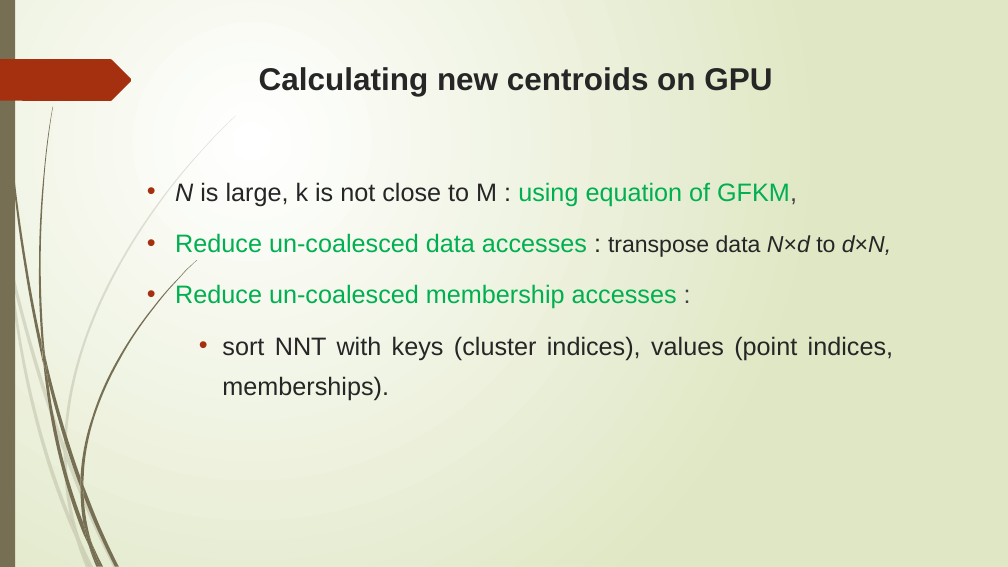
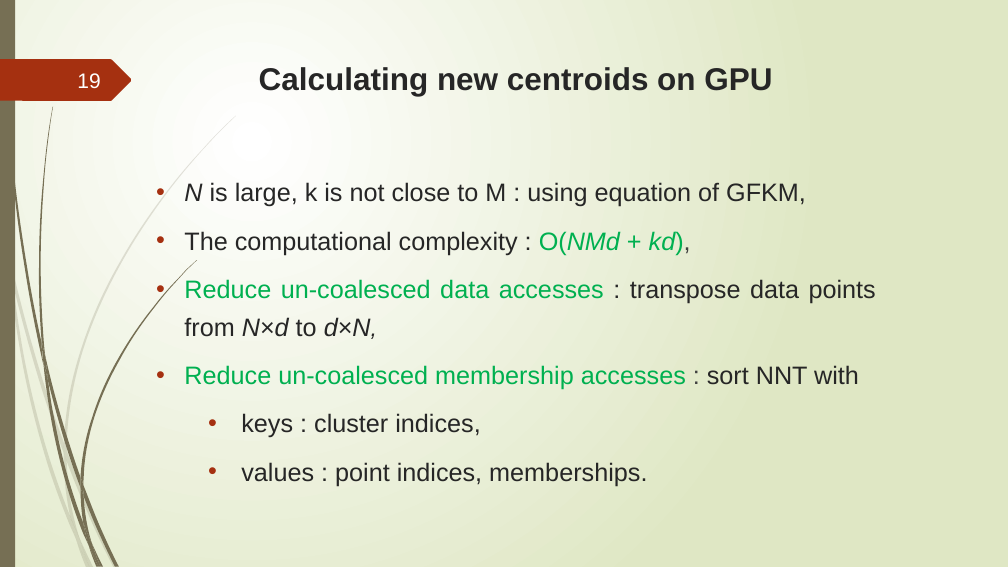
Before and after one commit to trungvdhp/master-ntou, a slide deck: slide 19 of ImageProcessing/Speeding up GFKM.pptx. Drawn at 1008x567 pixels with LibreOffice and Linux fonts; fonts in the diff are those of the drawing. Boxes give left, top, right and bottom in pixels: in the first picture for what was removed or moved away, otherwise in the second. Text is boxed around its words. In the diff, an @@ line names an element or a change of style, - is before the commit and + after.

```diff
--- a/ImageProcessing/Speeding up GFKM.pptx
+++ b/ImageProcessing/Speeding up GFKM.pptx
@@ page number added at <box>77,73,100,89</box>, 20 pt, text #FEFFFF @@
+19
@@ text "N is large, k is ...": place and size @@
-text "N is large, k is ..." at <box>175,182,893,401</box>
+text "N is large, k is ..." at <box>184,182,876,486</box>
@@ text at <box>184,182,806,207</box>: text colour #00B050 to #262626 in "using equation of GFKM,"; text colour #404040 to #262626 in "GFKM,"; line spacing 1.35 to 1.25 @@
@@ text at <box>184,231,876,486</box>: text changed @@
-• Reduce un-coalesced data accesses : transpose data N×d to d×N,
-• Reduce un-coalesced membership accesses :
-  • sort NNT with keys (cluster indices), values (point indices, memberships).
+• The computational complexity : O(NMd + kd),
+• Reduce un-coalesced data accesses : transpose data points from N×d to d×N,
+• Reduce un-coalesced membership accesses : sort NNT with
+  • keys : cluster indices,
+  • values : point indices, memberships.
```
Also in this commit, not shown: 33 other slides changed, 2 slides added, 2 other files.
